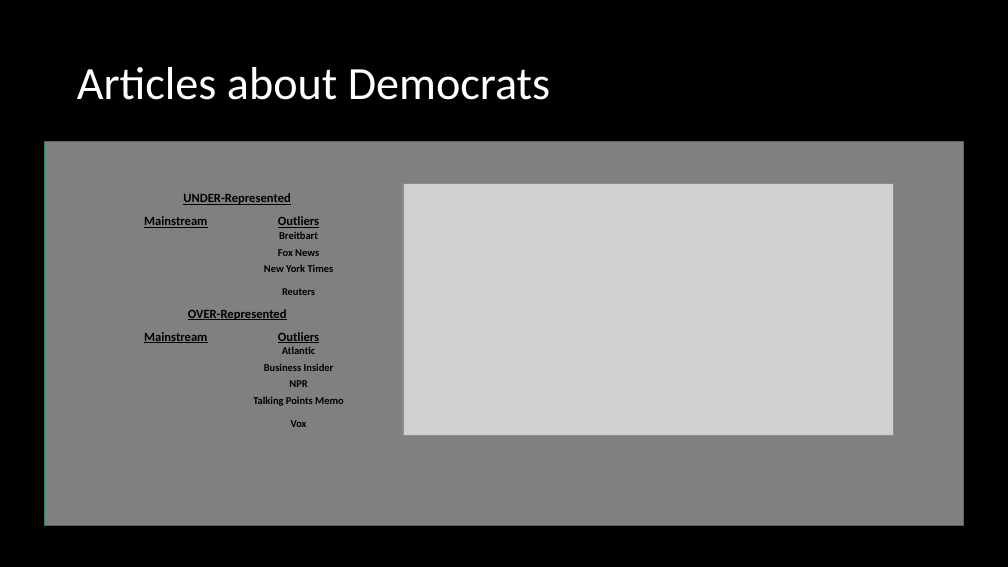
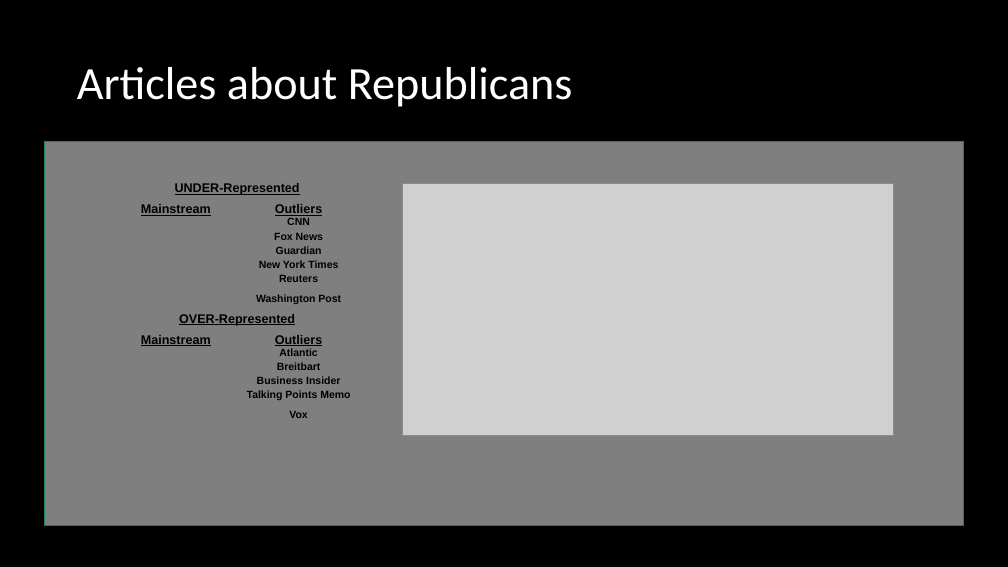
Before and after one commit to jrizcallah/Springboard, a slide deck: slide 31 of Springboard/capstone2/reports/sentiment_bias_presentation.pptx (slide 28 before the commit). Drawn at 1008x567 pixels with LibreOffice and Linux fonts; fonts in the diff are those of the drawing; grey boxes stand for pictures. Boxes give left, top, right and bottom in pixels: in the first picture for what was removed or moved away, otherwise in the second. Text is boxed around its words. In the diff, an @@ line names an element or a change of style, - is before the commit and + after.

```diff
--- a/Springboard/capstone2/reports/sentiment_bias_presentation.pptx
+++ b/Springboard/capstone2/reports/sentiment_bias_presentation.pptx
@@ title at bbox=[77, 67, 573, 107]: text changed @@
-Articles about Democrats
+Articles about Republicans
@@ rectangle at bbox=[45, 141, 964, 525]: fill #808080 to #7F7F7F; outline #1E8168 1 pt to #1D7F66 1 pt @@
@@ table at bbox=[114, 174, 359, 425] @@
-row 3, column 2: Breitbart
+row 3, column 2: CNN
+row 5:  | Guardian
+row 8:  | Washington Post
+row 12:  | Breitbart
-row 11:  | NPR
@@ table: place and size @@
-table at bbox=[114, 183, 359, 431]
+table at bbox=[114, 174, 359, 425]
```
Also in this commit, not shown: 26 other slides changed, 6 slides added, 2 slides removed, 29 other files.
